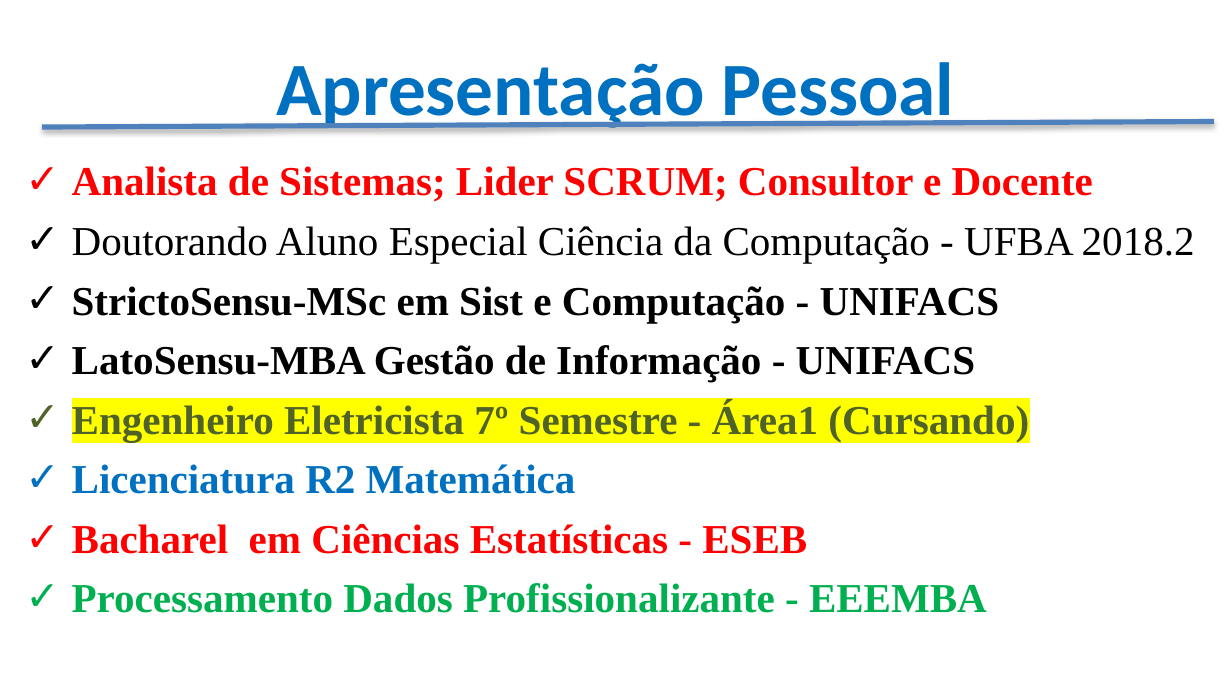
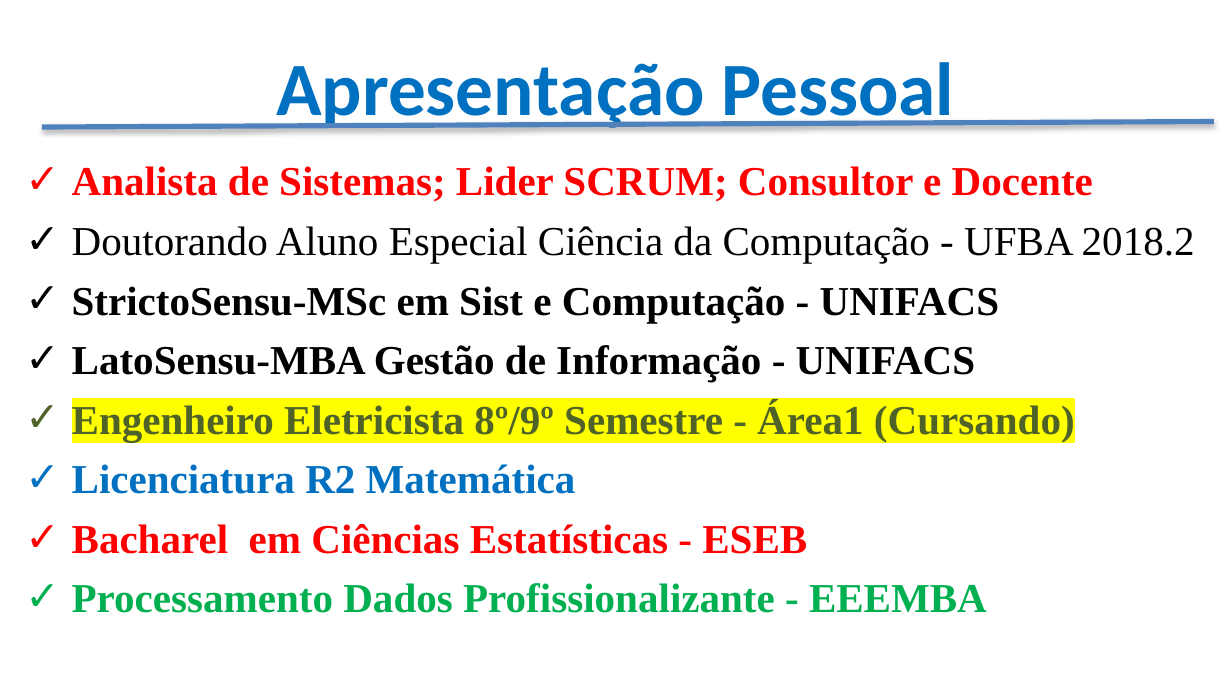
Before and after one commit to CloudEducationBrazil/WydenUniRuyPythonRAD, a slide deck: slide 3 of 01 Classes/Apresentação - Desenvolvimento RAD Python.pptx. Drawn at 1232x693 pixels with LibreOffice and Linux fonts; fonts in the diff are those of the drawing; background and template pictures are left out. Boxes give left, top, right and bottom in pixels: in the first picture for what was removed or moved away, otherwise in the second. Text is boxed around its words. In the diff, an @@ line names an element or a change of style, - is before the commit and + after.

Commit message:
Atualização de semestre 2023.2

```diff
--- a/01 Classes/Apresentação - Desenvolvimento RAD Python.pptx
+++ b/01 Classes/Apresentação - Desenvolvimento RAD Python.pptx
@@ text at bbox=[72, 402, 1075, 442]: text changed @@
-✓ Engenheiro Eletricista 7º Semestre - Área1 (Cursando)
+✓ Engenheiro Eletricista 8º/9º Semestre - Área1 (Cursando)
```
Also in this commit, not shown: 7 other slides changed, 10 slides added, 11 other files.
